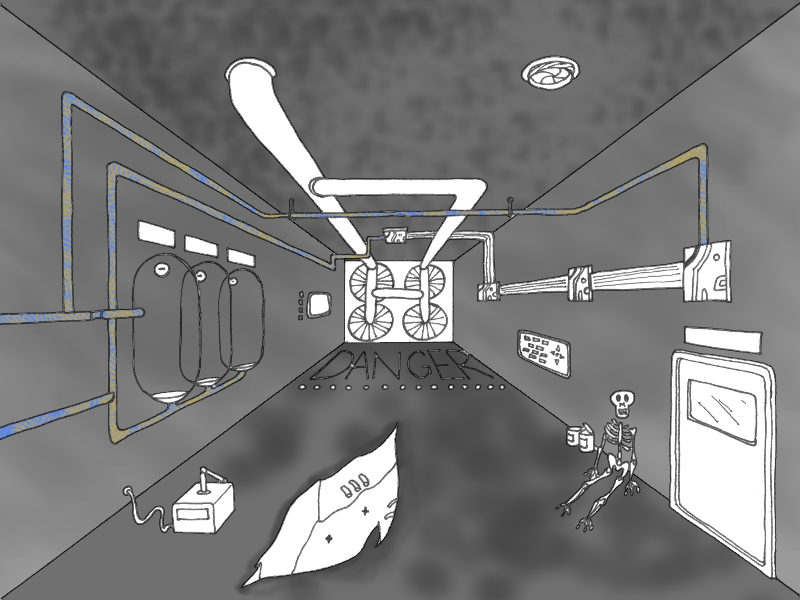
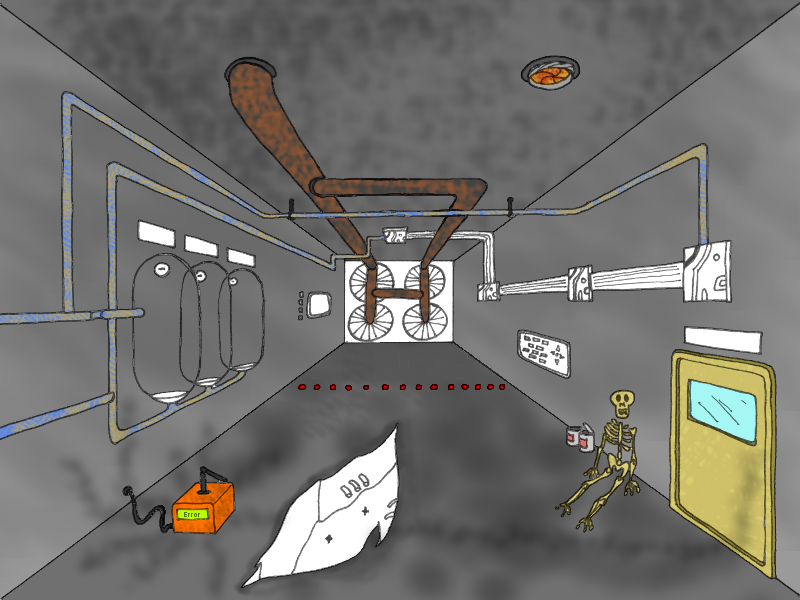
Before/after of a 800 x 600 layered artwork. What changed in the layer stack:
added layer "fuel lines" (multiply) above "airlock door" over [225, 56, 580, 324]
added layer "airlock door" (multiply) above "skeleton" over [670, 349, 776, 578]
added layer "skeleton" (multiply) above "Error" over [554, 390, 640, 532]
added layer "Error" (multiply, 56%) above "laser cutter" over [184, 512, 200, 517]
added layer "laser cutter" (multiply) above "burn" over [124, 466, 234, 533]
added layer "burn" (multiply, 48%) above "cryo pipes" over [55, 387, 775, 600]
painted on "cryo pipes" over [287, 197, 513, 221]
added layer "danger lights" (multiply) above "floor & ceiling (pattern)" over [298, 384, 505, 391]
painted on "floor & ceiling (pattern)" over [272, 343, 505, 441]
painted on "floor & ceiling" over [311, 215, 599, 479]
painted on "walls (pattern)" over [340, 344, 378, 381]
painted on "walls" over [334, 208, 585, 430]
painted on "Background" over [240, 56, 494, 381]
